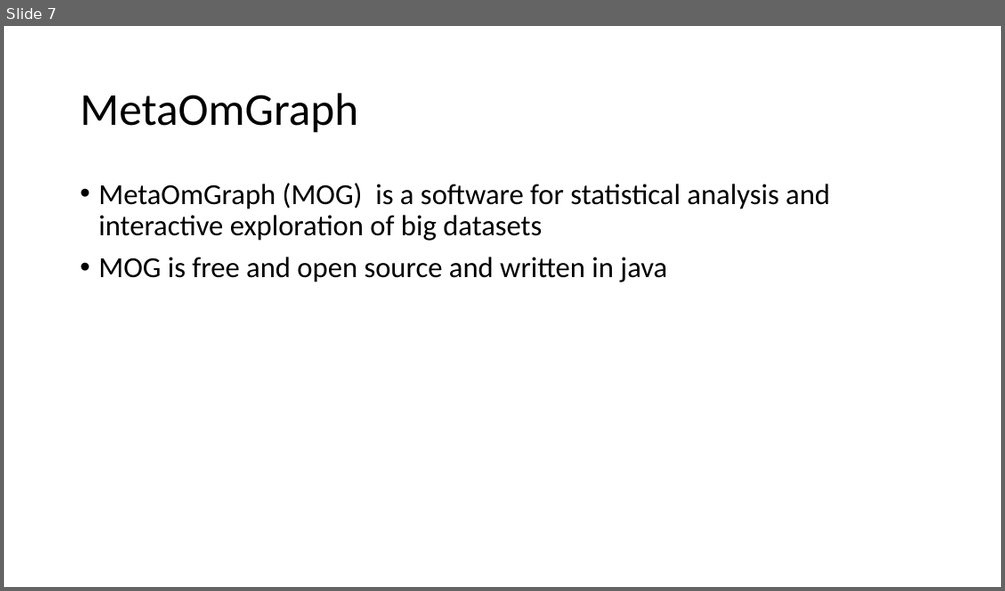
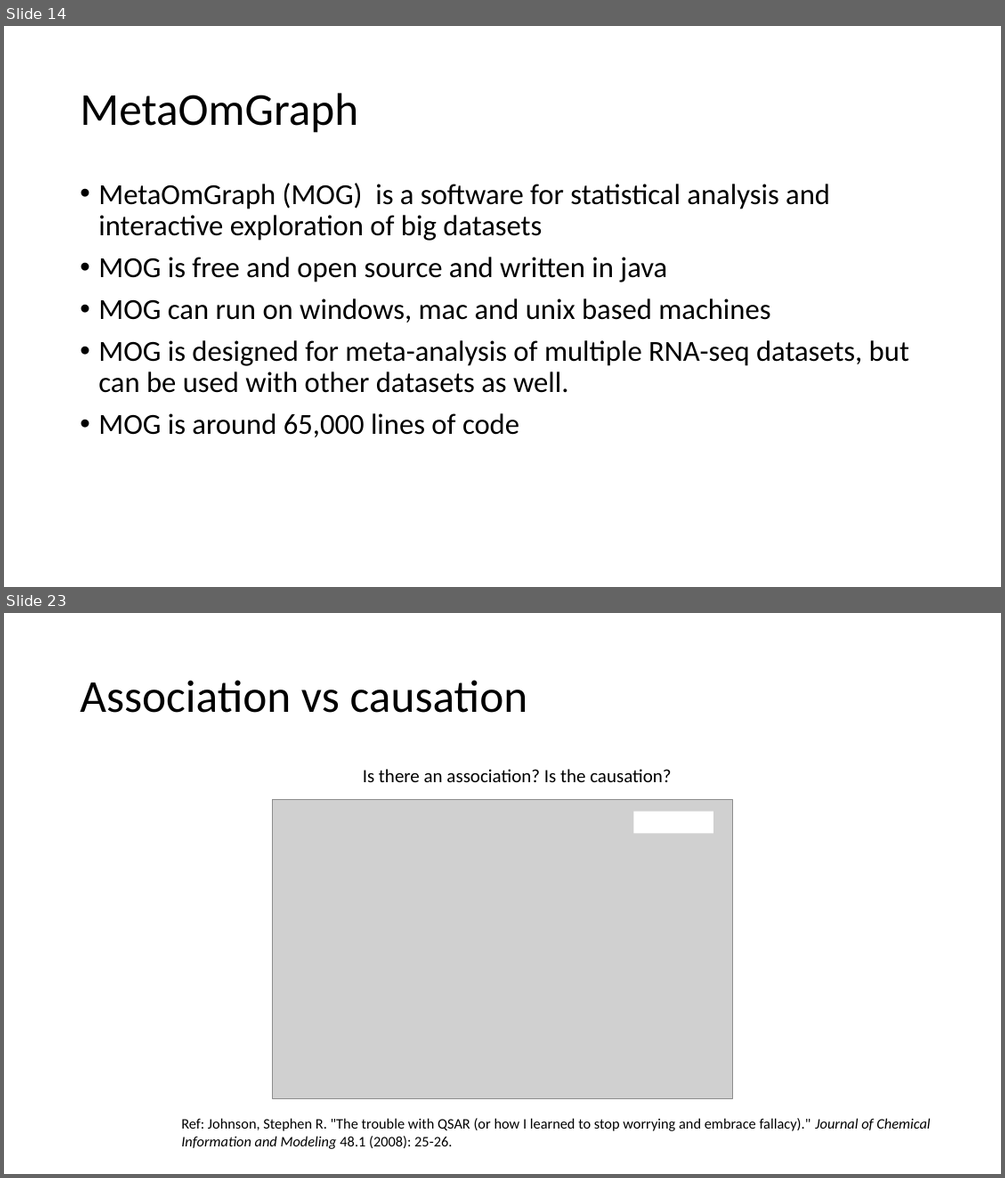
Before and after one commit to urmi-21/MOGtutorial, a slide deck: EDA_MOG.pptx. Shown one above the other, each under a label of ours: slide 7 before the commit, slides 14 and 23 after it; the slides between them are not shown. The pictures are 1005x591 and 1005x1178 pixels, drawn with LibreOffice and Linux fonts; fonts in the diff are those of the drawing; grey boxes stand for pictures. Boxes give left, top, right and bottom in pixels: in the first picture for what was removed or moved away, otherwise in the second. Text is boxed around its words. In the diff, an @@ line names an element or a change of style, - is before the commit and + after.

```diff
--- a/EDA_MOG.pptx
+++ b/EDA_MOG.pptx
@@ slide 23 added at box(4, 613, 1001, 1174), background #FFFFFF @@
@@ title added at box(80, 680, 528, 713), 44 pt, text #000000 @@
+Association vs causation
@@ text added at box(363, 769, 671, 782), 18 pt, text #000000 @@
+Is there an association? Is the causation?
@@ picture added at box(273, 799, 732, 1098) @@
@@ rectangle added at box(633, 811, 713, 833), fill #FFFFFF @@
@@ text added at box(181, 1118, 930, 1149), 14 pt, text #000000 @@
+Ref: Johnson, Stephen R. "The trouble with QSAR (or how I learned to stop worrying and embrace fallacy)." Journal of Chemical Information and Modeling 48.1 (2008): 25-26.
@@ what was slide 7 is now slide 14 @@
@@ slide 14 changed as well @@
@@ text at box(98, 298, 909, 437): paragraphs added @@
+• MOG can run on windows, mac and unix based machines
+• MOG is designed for meta-analysis of multiple RNA-seq datasets, but can be used with other datasets as well.
+• MOG is around 65,000 lines of code
```
Also in this commit, not shown: 18 other slides added, 3 slides removed.
